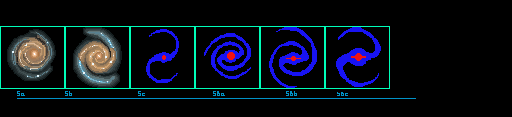
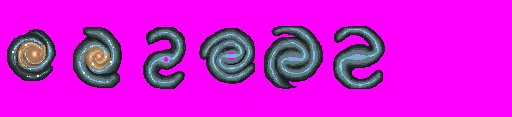
Layer changes from the first w=512, h=117 image to the second:
added layer "SBc" above "SBb" over [333, 26, 385, 89]
added layer "SBb" (1st of 2) above "SBa" over [264, 26, 323, 89]
added layer "SBa" (1st of 2) above "Sc" over [199, 28, 255, 84]
added layer "Sc" (1st of 2) above "Sb" over [143, 27, 186, 89]
painted on "Sb" (1st of 2) over [77, 38, 117, 76]
painted on "Sa" (1st of 2) over [13, 35, 51, 77]
renamed "Template" to "Template (Disable to Pull)", hid the group it (9 layers) over [0, 0, 416, 99]
hid "Layer 3" over [0, 0, 512, 117]
showed "BG" over [0, 0, 512, 117]
